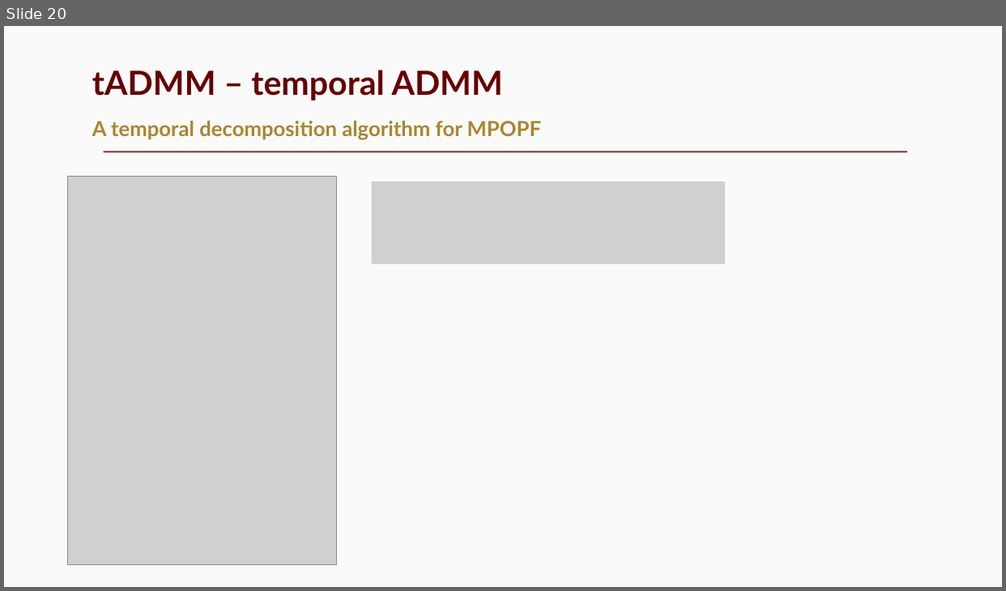
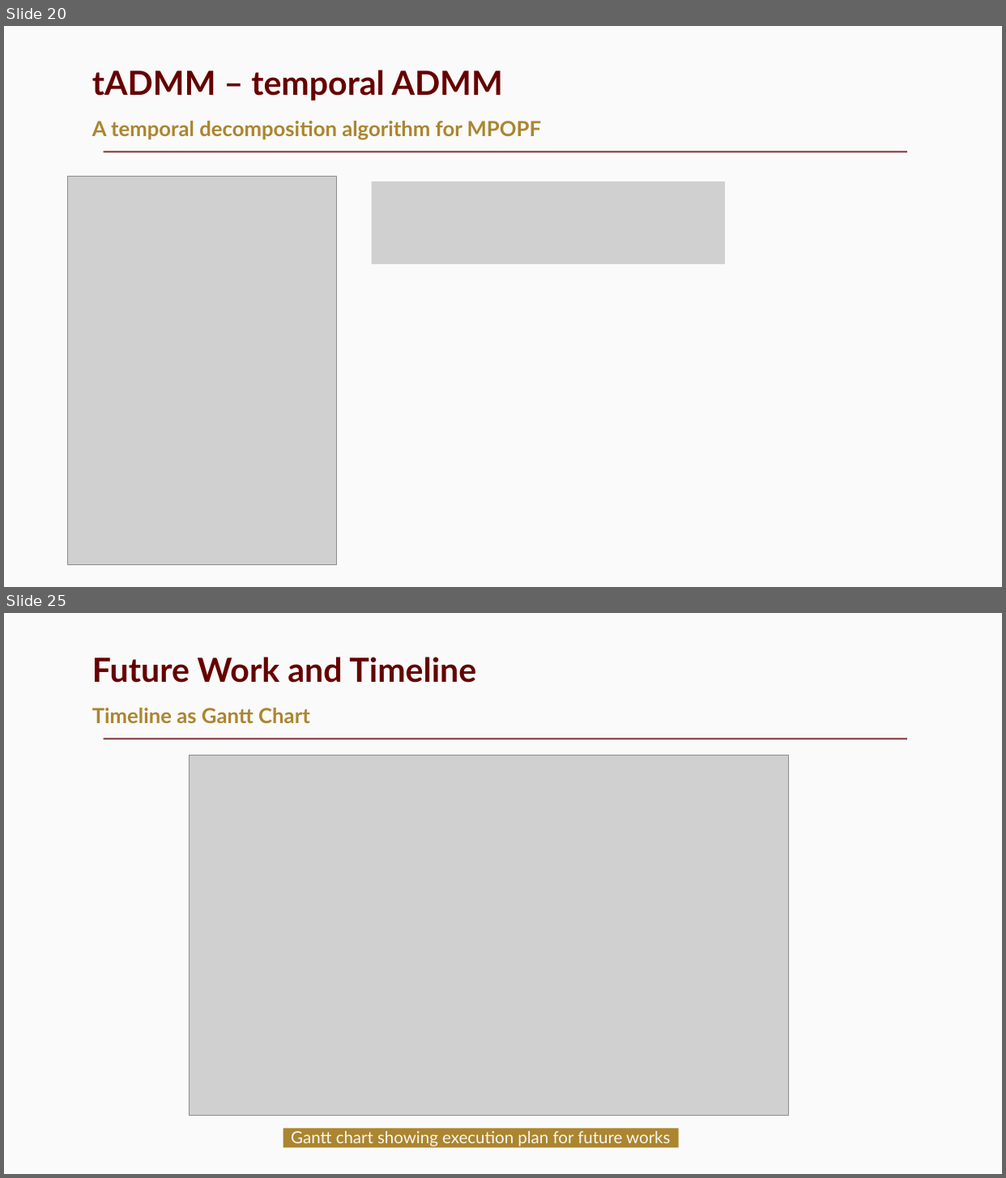
Before and after one commit to Realife-Brahmin/OriginalDocsHub-WSU-OneDrive, a slide deck: prelims-presentation_Jha_Aryan.pptx. Shown one above the other, each under a label of ours: slide 20 before the commit, slides 20 and 25 after it; the slides between them are not shown. The pictures are 1006x591 and 1006x1178 pixels, drawn with LibreOffice and Linux fonts; fonts in the diff are those of the drawing; grey boxes stand for pictures. Boxes give left, top, right and bottom in pixels: in the first picture for what was removed or moved away, otherwise in the second. Text is boxed around its words. In the diff, an @@ line names an element or a change of style, - is before the commit and + after.

```diff
--- a/prelims-presentation_Jha_Aryan.pptx
+++ b/prelims-presentation_Jha_Aryan.pptx
@@ slide 25 added at box(4, 613, 1002, 1174), background #FAFAFA; not listed: 1 template element that a slide beside it also shows @@
@@ title added at box(92, 657, 476, 683), 32 pt, text #660000, bold @@
+Future Work and Timeline
@@ text added at box(92, 708, 310, 723), 20 pt, text #AB852F, bold @@
+Timeline as Gantt Chart
@@ picture added at box(189, 756, 790, 1116) @@
@@ rectangle added at box(283, 1129, 679, 1148), fill #AB852F, 16 pt, text #F8F6F4 @@
+Gantt chart showing execution plan for future works
```
Also in this commit, not shown: 6 slides changed, 5 other slides added.
